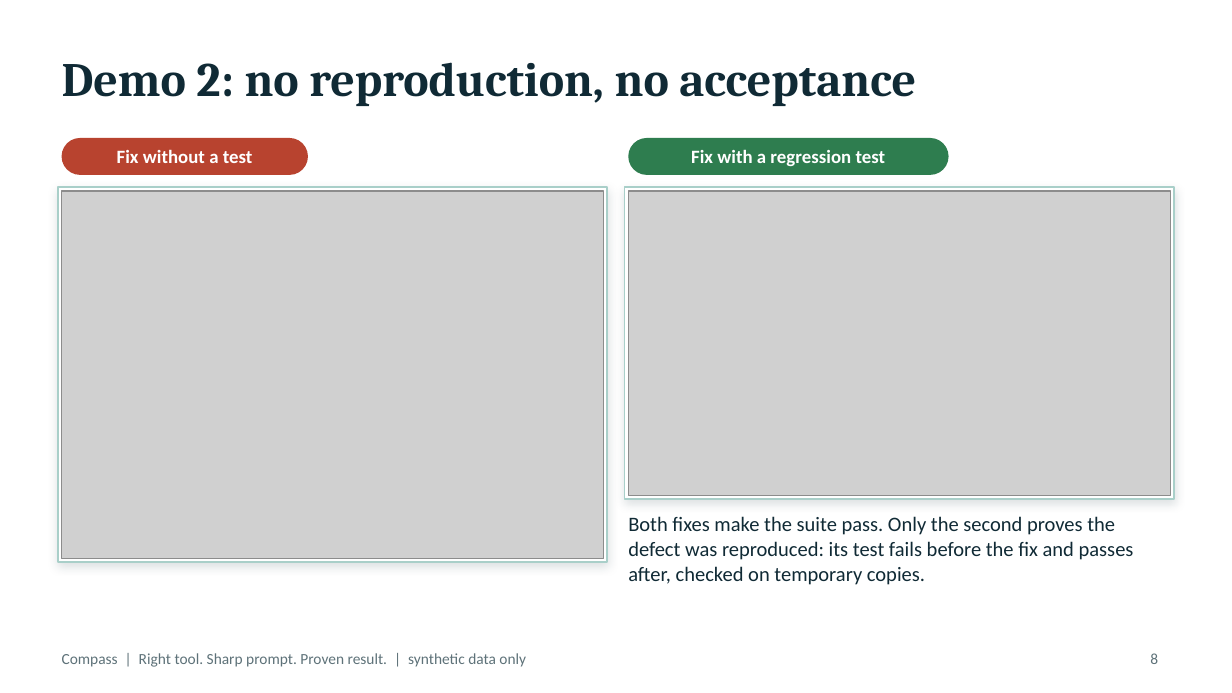
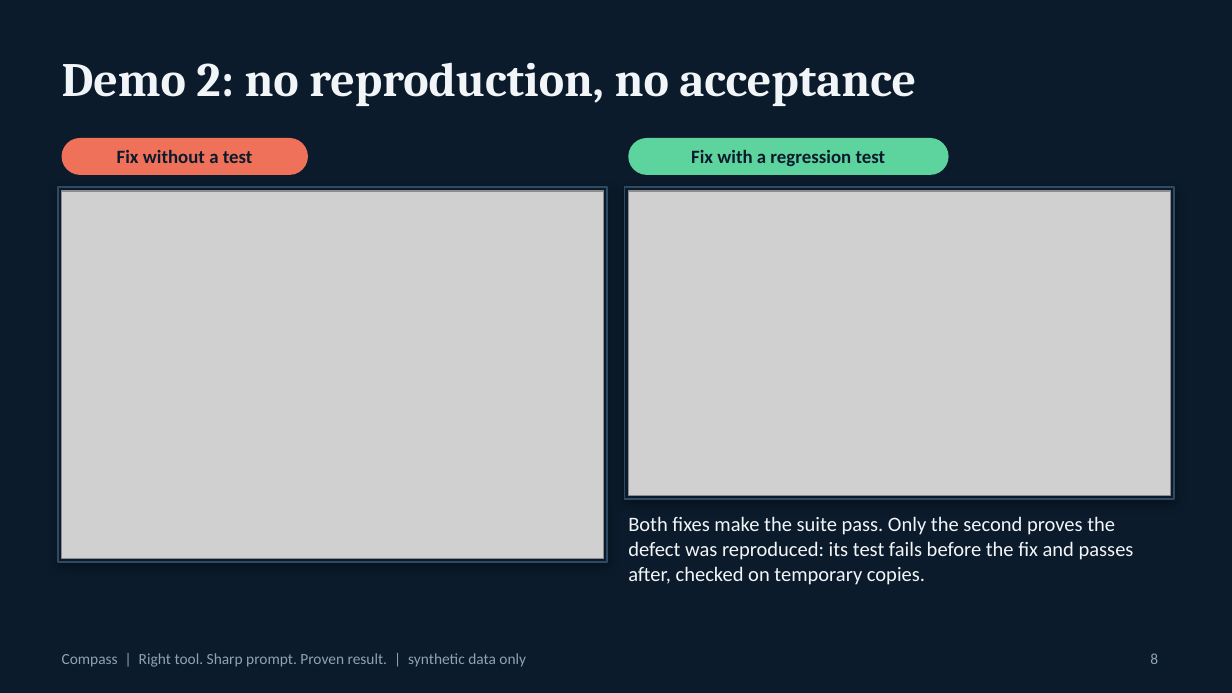
Before and after one commit to Kalyanraja/compass-ai-coach, a slide deck: slide 8 of docs/presentation/Compass-Hackathon.pptx. Drawn at 1232x693 pixels with LibreOffice and Linux fonts; fonts in the diff are those of the drawing; grey boxes stand for pictures. Boxes give left, top, right and bottom in pixels: in the first picture for what was removed or moved away, otherwise in the second. Text is boxed around its words. In the diff, an @@ line names an element or a change of style, - is before the commit and + after.

```diff
--- a/docs/presentation/Compass-Hackathon.pptx
+++ b/docs/presentation/Compass-Hackathon.pptx
@@ background #FFFFFF to #0B1B2B @@
@@ title "Demo 2: no reproduction, no ..." at (62,62,916,106): text colour #102A35 to #F2F5F8 @@
@@ text "Fix without a test" at (117,149,253,163): text colour #FFFFFF to #0B1B2B @@
@@ rounded rectangle at (62,138,308,175): fill #B8432F to #F0715A @@
@@ text "Fix with a regression test" at (691,150,886,166): text colour #FFFFFF to #0B1B2B @@
@@ rounded rectangle at (628,138,949,175): fill #2E7D4F to #5DD39E @@
@@ rectangle at (58,187,607,562): fill #FFFFFF to #0B1B2B; outline #A9CFC9 1 pt to #2F4A63 1 pt; shadow changed @@
@@ rectangle at (625,187,1174,499): fill #FFFFFF to #0B1B2B; outline #A9CFC9 1 pt to #2F4A63 1 pt; shadow changed @@
@@ text "Both fixes make the suite ..." at (628,516,1134,585): text colour #102A35 to #F2F5F8 @@
@@ text "Compass | Right tool. Sharp ..." at (62,653,526,667): text colour #5E7279 to #8FA3B3 @@
@@ page number at (1150,653,1158,664): text colour #5E7279 to #8FA3B3 @@
```
Also in this commit, not shown: 15 other slides changed, 2 other files.
